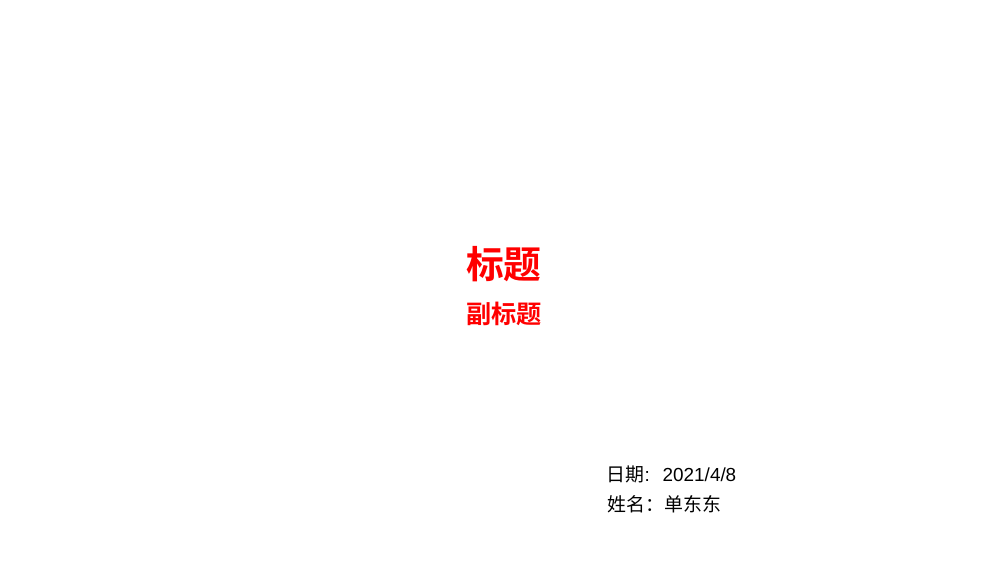
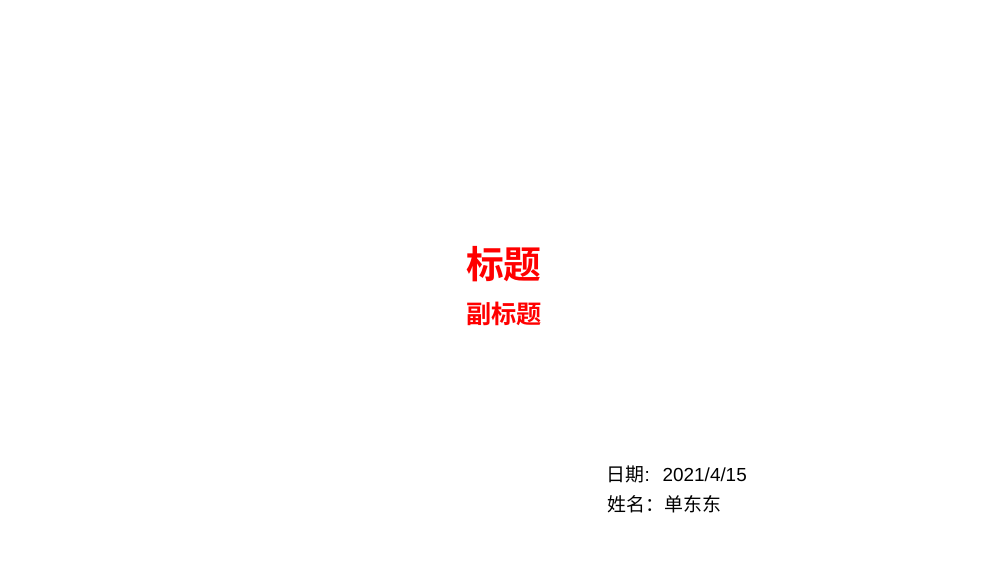
Before and after one commit to DunyuSong/notes, a slide deck: slide 1 of Technology/Office/PPTTemplate/PPT_自建模板.pptx. Drawn at 1008x567 pixels with LibreOffice and Linux fonts; fonts in the diff are those of the drawing. Boxes give left, top, right and bottom in pixels: in the first picture for what was removed or moved away, otherwise in the second. Text is boxed around its words. In the diff, an @@ line names an element or a change of style, - is before the commit and + after.

```diff
--- a/Technology/Office/PPTTemplate/PPT_自建模板.pptx
+++ b/Technology/Office/PPTTemplate/PPT_自建模板.pptx
@@ text at [663,467,747,482]: text changed @@
-2021/4/8
+2021/4/15
```
Also in this commit, not shown: 1 other slide changed, 2 other files.
